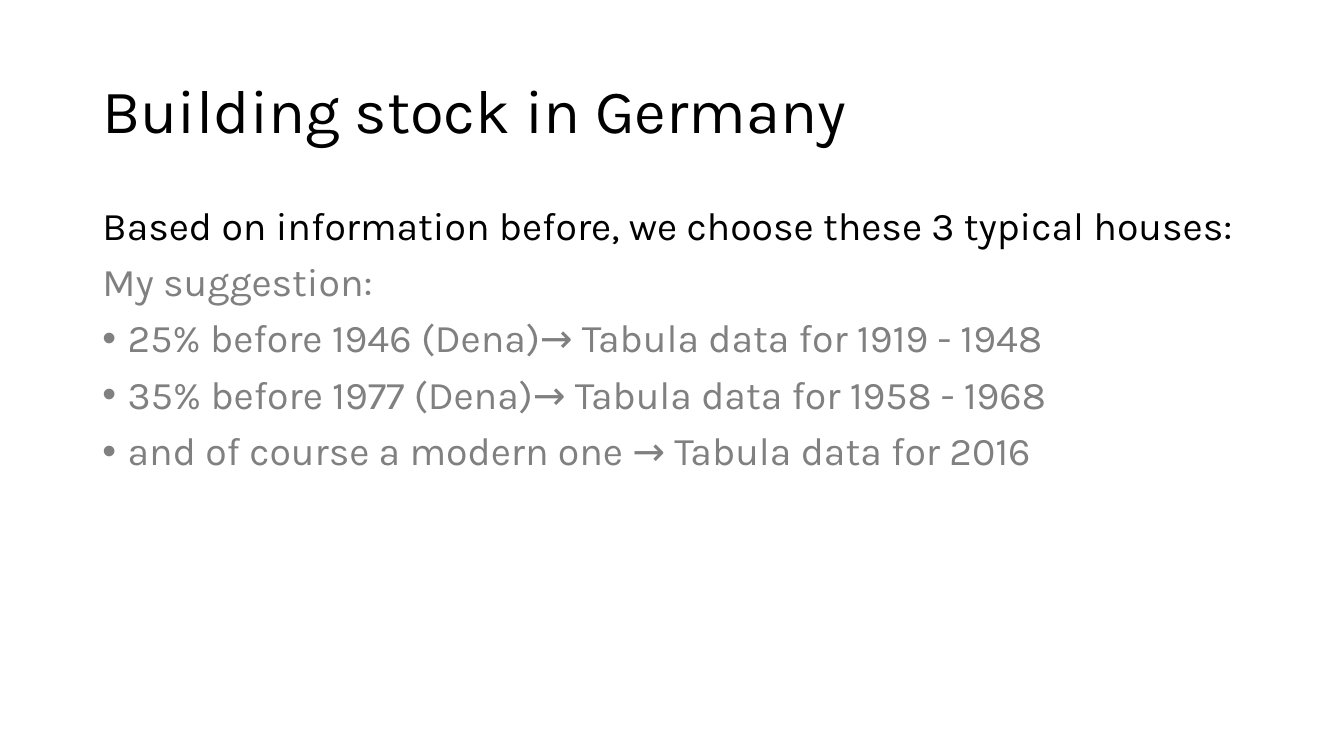
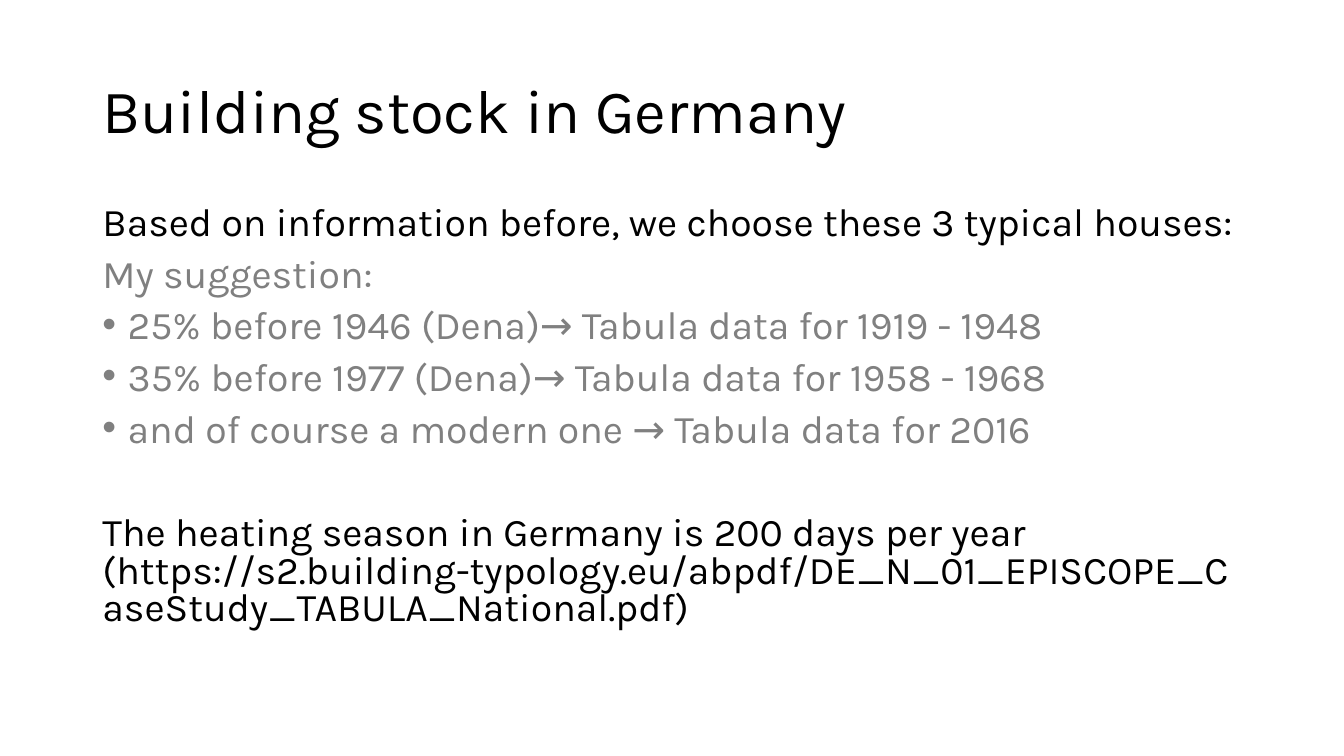
Before and after one commit to eyjomoin/Modeling-buildings-and-their-heating-systems, a slide deck: slide 7 of presentation/heat.pptx. Drawn at 1344x756 pixels with LibreOffice and Linux fonts; fonts in the diff are those of the drawing. Boxes give left, top, right and bottom in pixels: in the first picture for what was removed or moved away, otherwise in the second. Text is boxed around its words. In the diff, an @@ line names an element or a change of style, - is before the commit and + after.

Commit message:
test run of 1919-1948 house

```diff
--- a/presentation/heat.pptx
+++ b/presentation/heat.pptx
@@ text at (102, 209, 1232, 444): line spacing 0.9 to 0.8 @@
@@ text at (102, 519, 1228, 631): paragraph added @@
+The heating season in Germany is 200 days per year (https://s2.building-typology.eu/abpdf/DE_N_01_EPISCOPE_CaseStudy_TABULA_National.pdf)
```
Also in this commit, not shown: 1 slide added, 1 other file.
